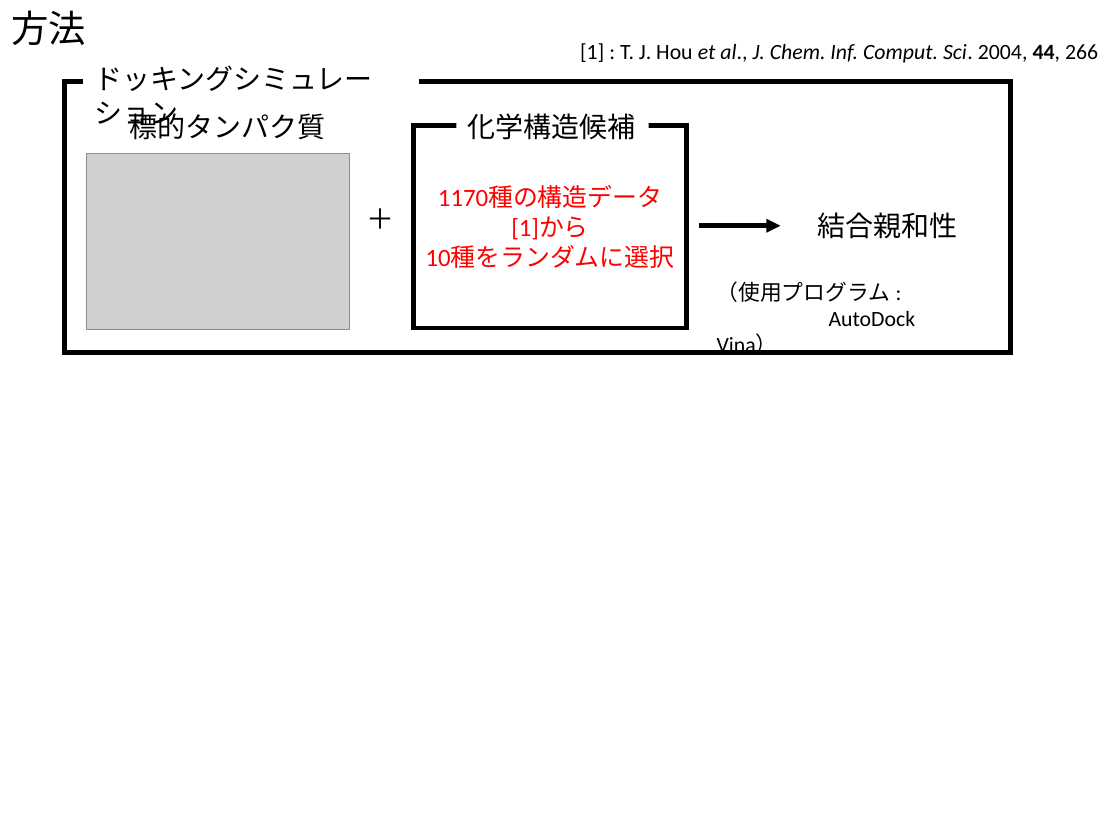
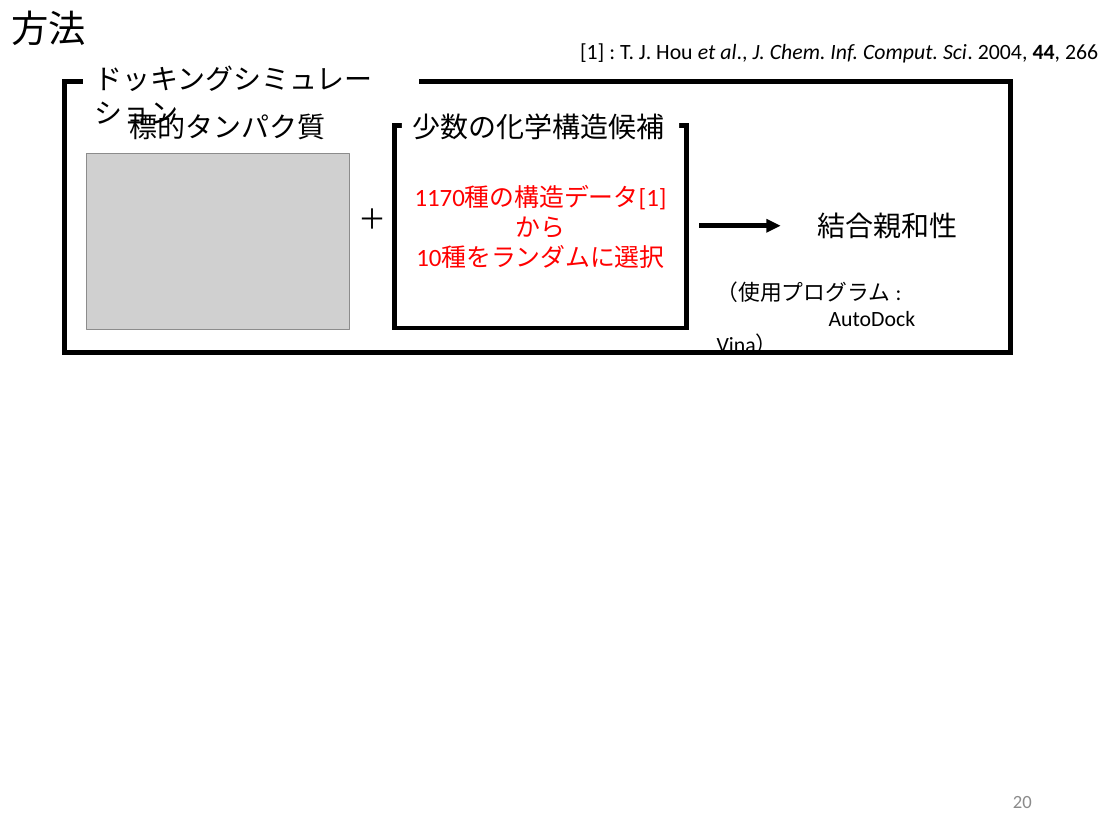
Before and after one commit to miya-dai/system_design, a slide deck: slide 20 of discussion/中間発表.pptx (slide 17 before the commit). Drawn at 1120x840 pixels with LibreOffice and Linux fonts; fonts in the diff are those of the drawing; grey boxes stand for pictures. Boxes give left, top, right and bottom in pixels: in the first picture for what was removed or moved away, otherwise in the second. Text is boxed around its words. In the diff, an @@ line names an element or a change of style, - is before the commit and + after.

```diff
--- a/discussion/中間発表.pptx
+++ b/discussion/中間発表.pptx
@@ text at box(413, 113, 665, 140): text changed @@
-化学構造候補
+少数の化学構造候補
@@ rectangle "1170種の構造データ[1]から": place and size @@
-rectangle "1170種の構造データ[1]から" at box(413, 125, 687, 328)
+rectangle "1170種の構造データ[1]から" at box(394, 125, 685, 328)
@@ rectangle "＋": place and size @@
-rectangle "＋" at box(356, 196, 407, 241)
+rectangle "＋" at box(347, 196, 398, 241)
@@ page number added at box(1013, 796, 1032, 808), 12 pt, text #8C8C8C @@
+20
```
Also in this commit, not shown: 20 other slides changed, 3 slides added, 1 slide removed, 1 other file.
